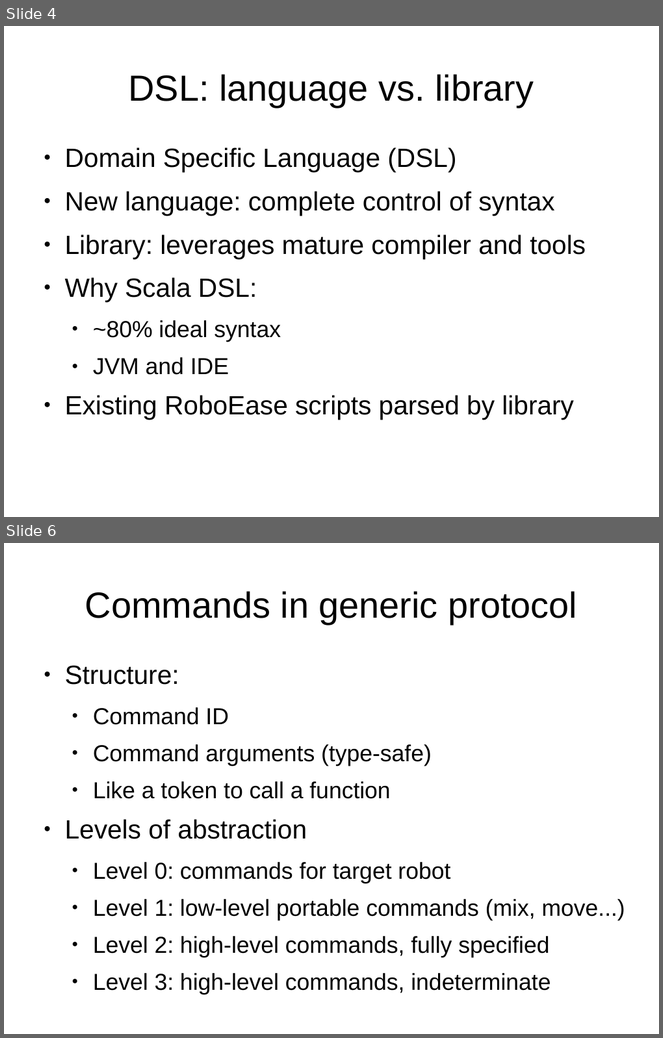
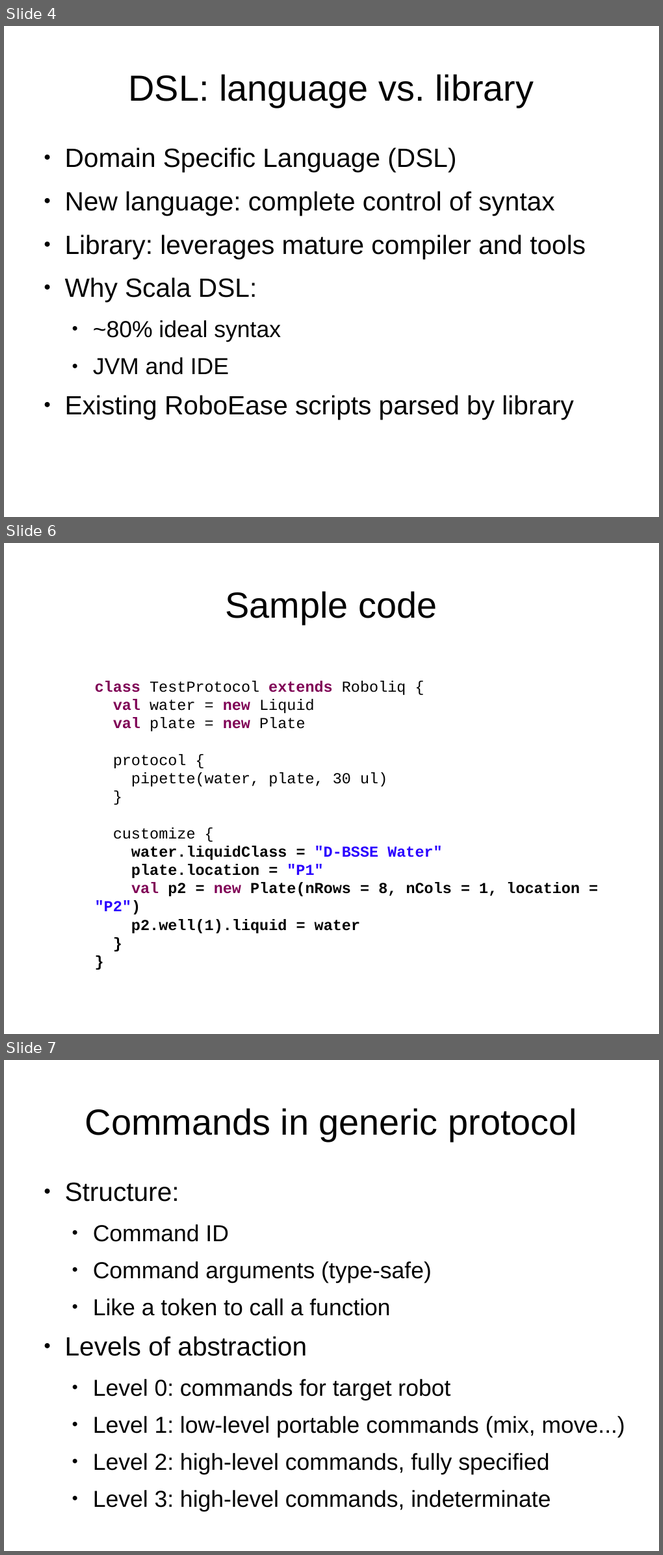
Before and after one commit to ellis/roboliq, a slide deck: doc/report2.odp. Shown one above the other, each under a label of ours: slides 4 and 6 before the commit, slides 4, 6 and 7 after it; the slides between them are not shown. The pictures are 663x1038 and 663x1555 pixels, drawn with LibreOffice and Linux fonts; fonts in the diff are those of the drawing. Boxes give left, top, right and bottom in pixels: in the first picture for what was removed or moved away, otherwise in the second. Text is boxed around its words. In the diff, an @@ line names an element or a change of style, - is before the commit and + after.

```diff
--- a/doc/report2.odp
+++ b/doc/report2.odp
@@ slide 6 added at [4,543,659,1034], background #FFFFFF @@
@@ title added at [226,591,438,624], 44 pt, text #000000 @@
+Sample code
@@ text added at [95,681,580,934], 18.5 pt, text #000000, bold @@
+class TestProtocol extends Roboliq {
+val water = new Liquid
+val plate = new Plate
+protocol {
+pipette(water, plate, 30 ul)
+}
+customize {
+water.liquidClass = "D-BSSE Water"
+plate.location = "P1"
+val p2 = new Plate(nRows = 8, nCols = 1, location = "P2")
+p2.well(1).liquid = water
+}
+}
@@ what was slide 6 is now slide 7 @@
```
Also in this commit, not shown: 3 slides changed, 9 other files.
